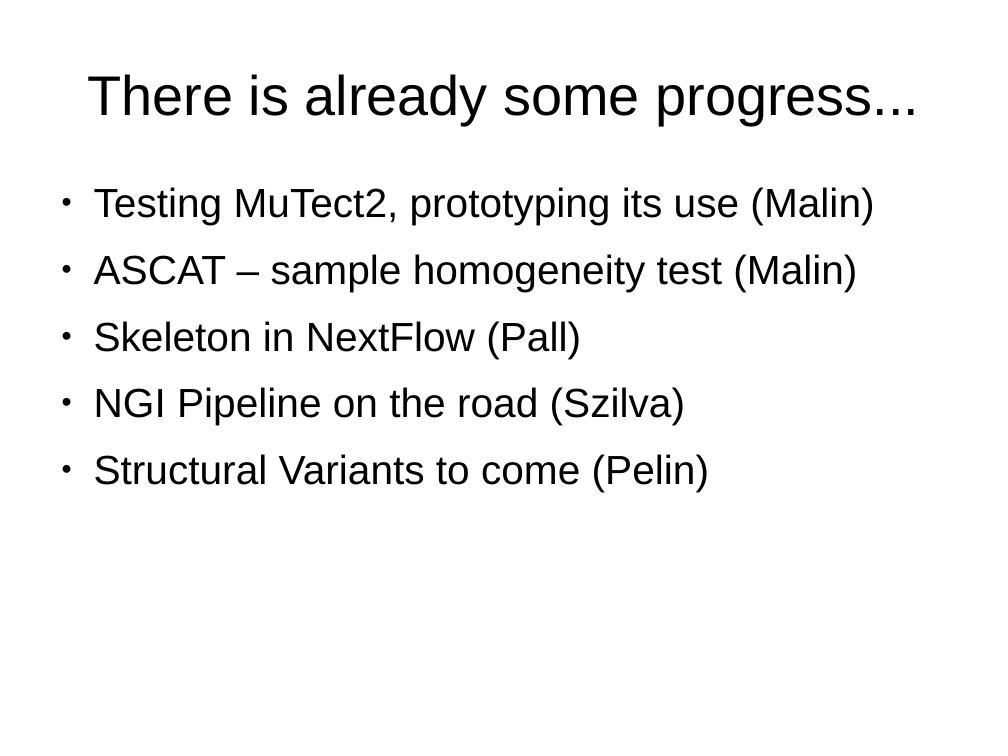
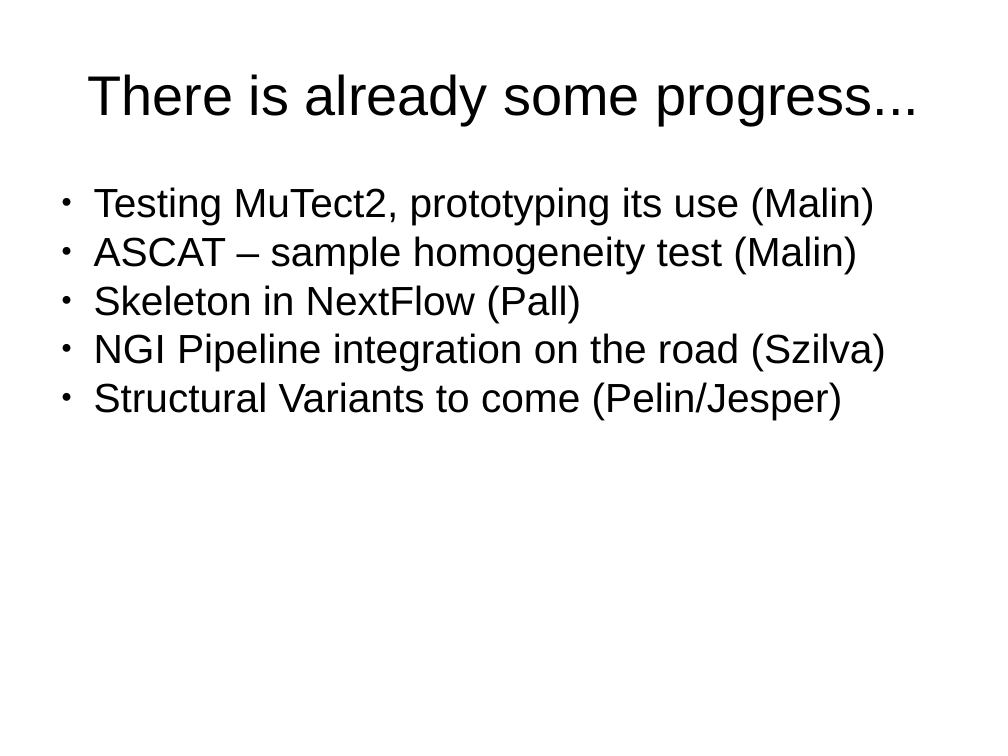
Before and after one commit to nf-core/sarek, a slide deck: slide 7 of doc/Sprint1_tools.odp. Drawn at 1008x756 pixels with LibreOffice and Linux fonts; fonts in the diff are those of the drawing. Boxes give left, top, right and bottom in pixels: in the first picture for what was removed or moved away, otherwise in the second. Text is boxed around its words. In the diff, an @@ line names an element or a change of style, - is before the commit and + after.

```diff
--- a/doc/Sprint1_tools.odp
+++ b/doc/Sprint1_tools.odp
@@ text at (94, 187, 874, 322): less space between paragraphs @@
@@ text at (94, 333, 886, 420): text changed @@
-● NGI Pipeline on the road (Szilva)
-● Structural Variants to come (Pelin)
+● NGI Pipeline integration on the road (Szilva)
+● Structural Variants to come (Pelin/Jesper)
```
Also in this commit, not shown: 3 other slides changed.
